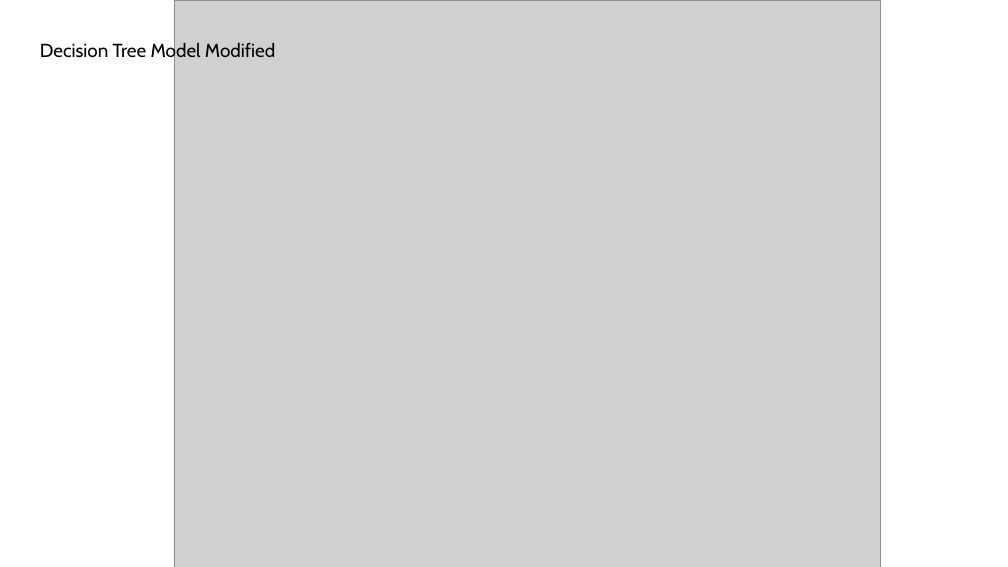
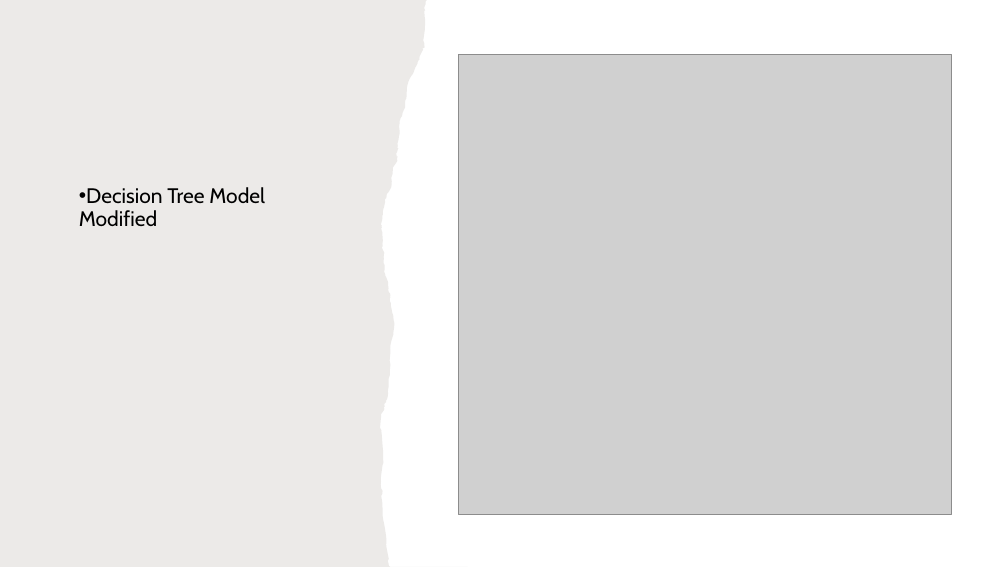
Before and after one commit to vrsyvby/MLAssignmentPartA, a slide deck: slide 5 of Question5MLAssignmentPartA.pptx. Drawn at 1008x567 pixels with LibreOffice and Linux fonts; fonts in the diff are those of the drawing; grey boxes stand for pictures. Boxes give left, top, right and bottom in pixels: in the first picture for what was removed or moved away, otherwise in the second. Text is boxed around its words. In the diff, an @@ line names an element or a change of style, - is before the commit and + after.

```diff
--- a/Question5MLAssignmentPartA.pptx
+++ b/Question5MLAssignmentPartA.pptx
@@ freeform shape added at [0,0,467,567], fill #82766A at 15% opacity @@
@@ picture: place and size @@
-picture at [175,0,881,567]
+picture at [458,54,951,514]
@@ text "Decision Tree Model Modified": place and size @@
-text "Decision Tree Model Modified" at [40,41,275,62]
+text "Decision Tree Model Modified" at [79,187,265,226]
@@ text "Decision Tree Model Modified" at [79,187,265,226]: size 18 to 20 pt; bullet none to •; line spacing 1 to 0.9; more space between paragraphs @@
```
Also in this commit, not shown: 8 other slides changed.
